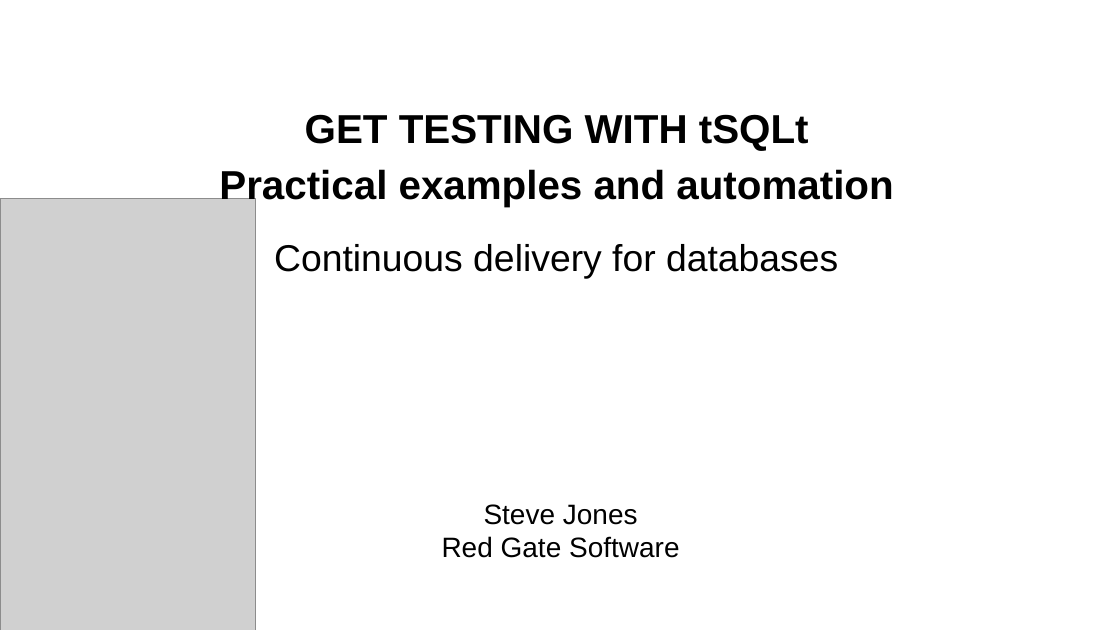
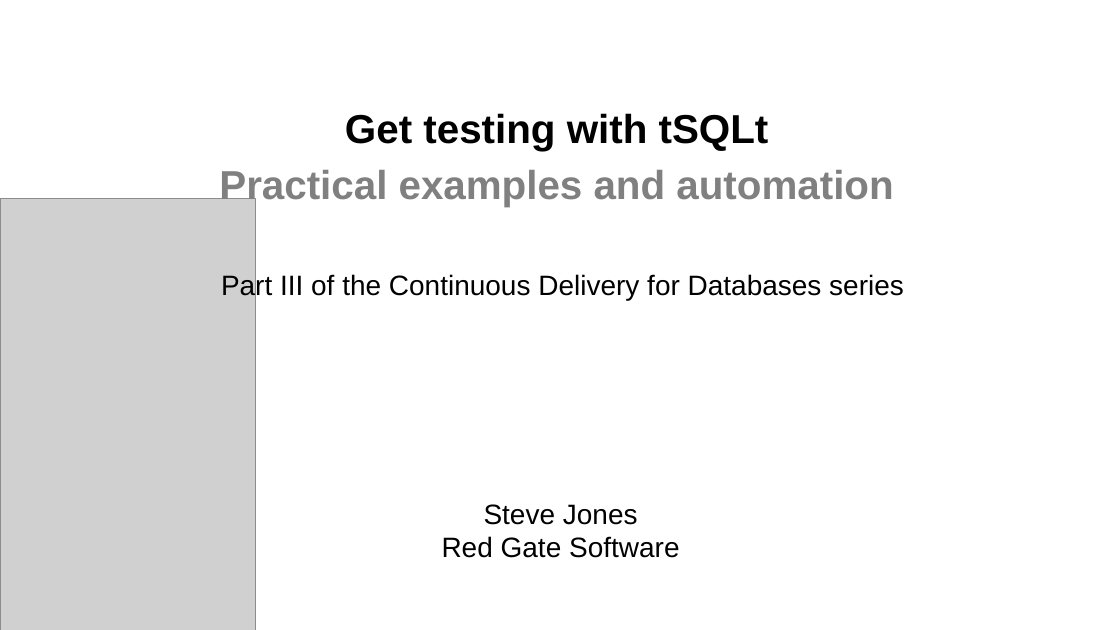
Before and after one commit to way0utwest/TestingTSQL, a slide deck: slide 1 of DB-Delivery-Get-Testing-TSQL.pptx. Drawn at 1120x630 pixels with LibreOffice and Linux fonts; fonts in the diff are those of the drawing; grey boxes stand for pictures. Boxes give left, top, right and bottom in pixels: in the first picture for what was removed or moved away, otherwise in the second. Text is boxed around its words. In the diff, an @@ line names an element or a change of style, - is before the commit and + after.

Commit message:
Updated layour
Mode consistent styles and slides. Added demo decks, updated Our Story
to include check marks.

```diff
--- a/DB-Delivery-Get-Testing-TSQL.pptx
+++ b/DB-Delivery-Get-Testing-TSQL.pptx
@@ subtitle at bbox=[345, 113, 769, 150]: text changed @@
-GET TESTING WITH tSQLt
+Get testing with tSQLt
@@ subtitle at bbox=[219, 170, 893, 207]: text colour #000000 to #808080 in "Practical examples and automation" @@
@@ text at bbox=[221, 273, 904, 300]: text changed; size 32 to 24 pt @@
-Continuous delivery for databases
+Part III of the Continuous Delivery for Databases series
```
Also in this commit, not shown: 26 other slides changed, 1 slide removed.
